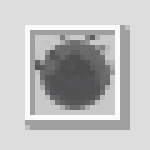
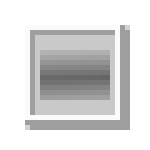
Before/after of a (150, 150) layered artwork. What changed in the layer stack:
added layer "beam" above "repesz" over left=40, top=50, right=110, bottom=100
hid "repesz" over left=35, top=35, right=115, bottom=110
hid "ghost_bullet" over left=45, top=45, right=105, bottom=105
hid "boom" over left=40, top=40, right=110, bottom=110
hid "background" over left=0, top=0, right=150, bottom=150
